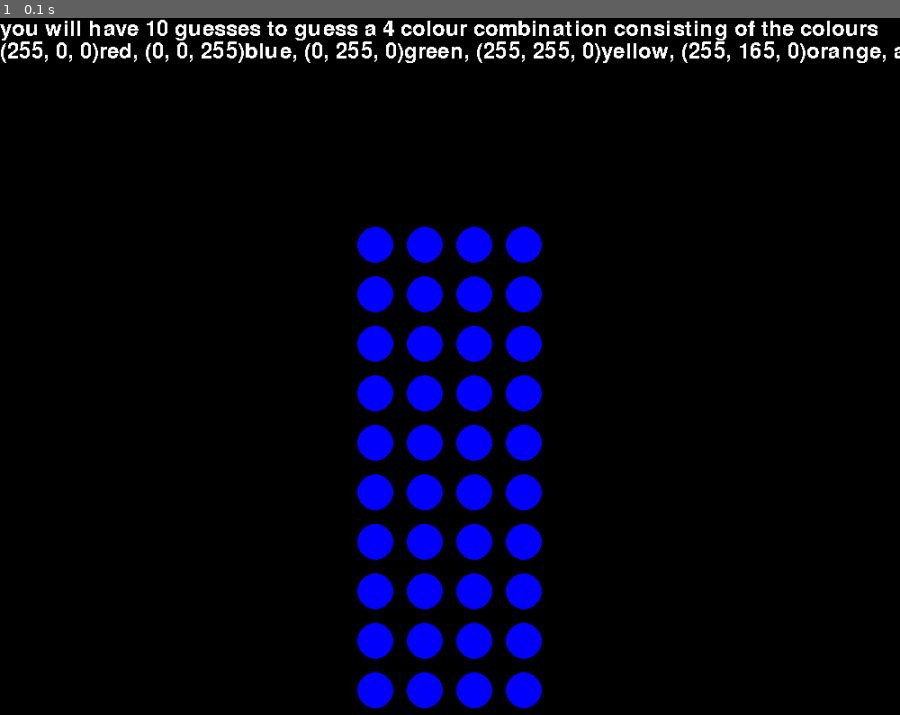
Above: before the commit, frame 1.
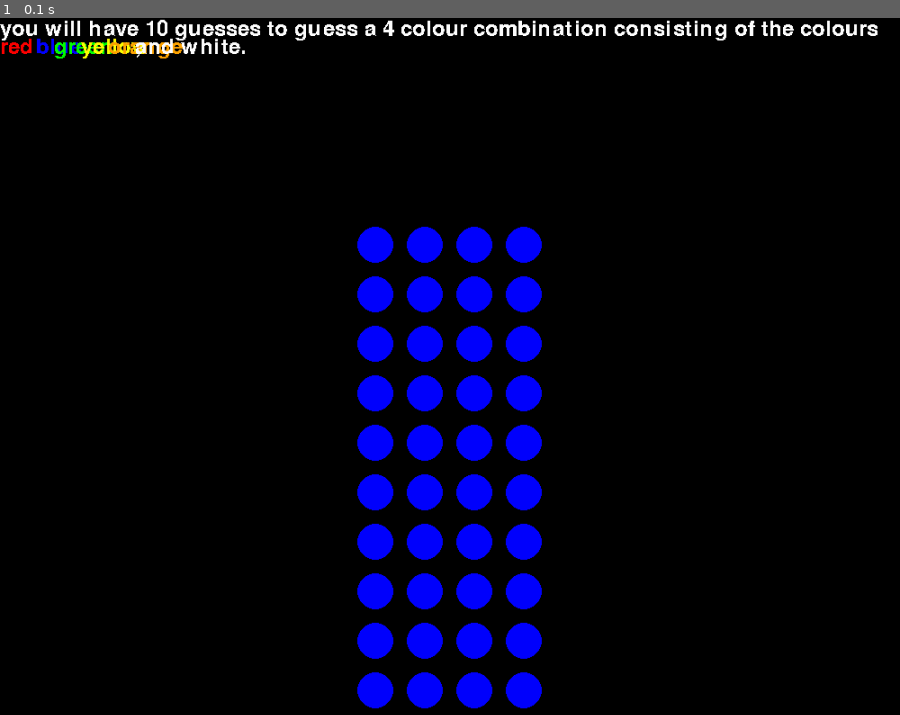
Above: after the commit, the same moment.

Repository: mrchipsers/code
Game: pygame game, started from Python/pygameTest.py
Two runs of this game, one before a commit and one after it. Both use one fixed random seed, a clock stepped at 60 frames per second and the inputs below.
Inputs:
- Up to frame 1 (0.1 s): no input

The runs differ from the first frame. In frame 1, 1.4% of the frame differs, in the area x 0-100%, y 2-7%.

Commit message:
testing coloured text pygame

Diff:
--- a/Python/mastermind.py
+++ b/Python/mastermind.py
@@ -62,8 +62,12 @@
             pygame.draw.circle(screen, PBLUE, (x, y), 20)
 
 def pInstructions(screen):
+    font = pygame.font.SysFont(pygame.font.get_default_font(), 36)
+    textStr = f"you will have 10 guesses to guess a 4 colour combination consisting of the colours red, blue, green, yellow, orange, and white."
+    for i in textStr:
 
-    return
+        text1 = font.render(textStr, False, PWHITE)
+        screen.blit(text1, (0, 0))
 
 def instructions():
     print(f"""you will have 10 guesses to guess a 4 colour combination consisting of the colours {RED}red{RESET}, {BLUE}blue{RESET}, {GREEN}green{RESET}, {YELLOW}yellow{RESET}, {ORANGE}orange{RESET}, and white.
@@ -179,4 +183,4 @@
     else:
         pyGame()
 
-#start()
+start()
--- a/Python/pygameTest.py
+++ b/Python/pygameTest.py
@@ -20,45 +20,82 @@
 size=(1000, 1000)
 screen = pygame.display.set_mode(size)
 clock = pygame.time.Clock()
+font = pygame.font.SysFont(pygame.font.get_default_font(), 36)
 
-# main application loop
-run = True
-while run:
-    # limit frames per second
-    clock.tick(100)
+def pMakeColour(combo):
+    colouredWord=""
+    if combo[0]=="r":
+        text1 = font.render(combo, False, PRED)
+        screen.blit(text1, (0, 20))
+    elif combo[0]=="b":
+        text1 = font.render(combo, False, PBLUE)
+        screen.blit(text1, (40, 20))
+    elif combo[0]=="g":
+        text1 = font.render(combo, False, PGREEN)
+        screen.blit(text1, (60, 20))
+    elif combo[0]=="y":
+        text1 = font.render(combo, False, PYELLOW)
+        screen.blit(text1, (90, 20))
+    elif combo[0]=="o":
+        text1 = font.render(combo, False, PORANGE)
+        screen.blit(text1, (120, 20))
+    else:
+        text1 = font.render(combo, False, PWHITE)
+        screen.blit(text1, (150, 20))
 
-    # event loop
-    for event in pygame.event.get():
-        if event.type == pygame.QUIT:
-            run = False
 
-    # clear the display (fill black)
-    screen.fill(PBLACK)
 
-    font = pygame.font.SysFont(pygame.font.get_default_font(), 36)
-    # Remove ANSI color codes (console colorama strings) from text rendered to Pygame.
-    textStr1 = ("you will have 10 guesses to guess a 4 colour combination consisting of the colours "  )
-    textStr2 = (f"{PRED}red, {PBLUE}blue, {PGREEN}green, {PYELLOW}yellow, {PORANGE}orange, and white.")
-    text1 = font.render(textStr1, False, PWHITE)
-    text2 = font.render(textStr2, False, PWHITE)
-    screen.blit(text1, (0, 0))
-    screen.blit(text2, (0,25))
+def pyGame():
+    # main application loop
+    run = True
+    while run:
+        # limit frames per second
+        clock.tick(100)
 
-    # draw the scene
-    spacing = 55
-    cols = 4  # originally x: 50..230 step 60 -> 4 columns
-    rows = 10  # originally y: 50..590 step 60 -> 10 rows
-    # center the grid on the screen by computing offsets
-    offset_x = (size[0] - (cols - 1) * spacing) // 2
-    offset_y = (size[1] - (rows - 1) * spacing) // 2
-    for i in range(cols):
-        for j in range(rows):
-            x = offset_x + i * spacing
-            y = offset_y + j * spacing
-            pygame.draw.circle(screen, (0, 0, 255), (x, y), 20)
+        # event loop
+        for event in pygame.event.get():
+            if event.type == pygame.QUIT:
+                run = False
 
-    # update the display
-    pygame.display.flip()
+        # clear the display (fill black)
+        screen.fill(PBLACK)
 
+        #font = pygame.font.SysFont(pygame.font.get_default_font(), 36)
+        # Remove ANSI color codes (console colorama strings) from text rendered to Pygame.
+        #textStr1 = ("you will have 10 guesses to guess a 4 colour combination consisting of the colours "  )
+        #textStr2 = (f"{PRED}red, {PBLUE}blue, {PGREEN}green, {PYELLOW}yellow, {PORANGE}orange, and white.")
+        #text1 = font.render(textStr1, False, PWHITE)
+        #text2 = font.render(textStr2, False, PWHITE)
+        #screen.blit(text1, (0, 0))
+        #screen.blit(text2, (0,25))
+
+        textStr = ["you will have 10 guesses to guess a 4 colour combination consisting of the colours ", "red", ", ", "blue", ", ", "green", ", ", "yellow", ", ", "orange", ", ", "and white."]
+
+        for i in range(len(textStr)):
+            if i == 0:
+                text1 = font.render(textStr[i], False, PWHITE)
+                screen.blit(text1, (0, 0))
+                continue
+            else:
+                pMakeColour(textStr[i])
+
+
+        # draw the scene
+        spacing = 55
+        cols = 4  # originally x: 50..230 step 60 -> 4 columns
+        rows = 10  # originally y: 50..590 step 60 -> 10 rows
+        # center the grid on the screen by computing offsets
+        offset_x = (size[0] - (cols - 1) * spacing) // 2
+        offset_y = (size[1] - (rows - 1) * spacing) // 2
+        for i in range(cols):
+            for j in range(rows):
+                x = offset_x + i * spacing
+                y = offset_y + j * spacing
+                pygame.draw.circle(screen, (0, 0, 255), (x, y), 20)
+
+        # update the display
+        pygame.display.flip()
+
+pyGame()
 pygame.quit()
 exit()
--- /dev/null
+++ b/Python/test.py
@@ -0,0 +1,45 @@
+#import random
+import colorama
+#import pygame
+#import os
+
+PWHITE = (0, 0, 0)
+RED = colorama.Fore.RED
+PRED = (255, 0, 0)
+BLUE = colorama.Fore.BLUE
+PBLUE = (0, 0, 255)
+GREEN = colorama.Fore.GREEN
+PGREEN = (0, 255, 0)
+YELLOW = colorama.Fore.YELLOW
+PYELLOW = (255, 255, 0)
+BLACK = colorama.Fore.BLACK
+PBLACK = (0, 0 ,0)
+ORANGE = "\x1b[38;5;208m"
+PORANGE = (38, 5, 208)
+RESET = colorama.Style.RESET_ALL
+
+def pMakeColour(combo):
+    colouredWord=""
+    if combo[0]=="r":
+        colouredWord+=f"{RED}{combo}{RESET}"
+    elif combo[0]=="b":
+        colouredWord+=f"{BLUE}{combo}{RESET}"
+    elif combo[0]=="g":
+        colouredWord+=f"{GREEN}{combo}{RESET}"
+    elif combo[0]=="y":
+        colouredWord+=f"{YELLOW}{combo}{RESET}"
+    elif combo[0]=="o":
+        colouredWord+=f"{ORANGE}{combo}{RESET}"
+    else:
+        colouredWord+=combo
+    return colouredWord
+
+textStr = ["you will have 10 guesses to guess a 4 colour combination consisting of the colours ", "red", ", ", "blue", ", ", "green", ", ", "yellow", ", ", "orange", ", ", "and white."]
+output=""
+for i in range(len(textStr)):
+    if i == 0:
+        output += "".join(textStr[i])
+        continue
+    else:
+        output += "".join(pMakeColour(textStr[i]))
+print(output)
